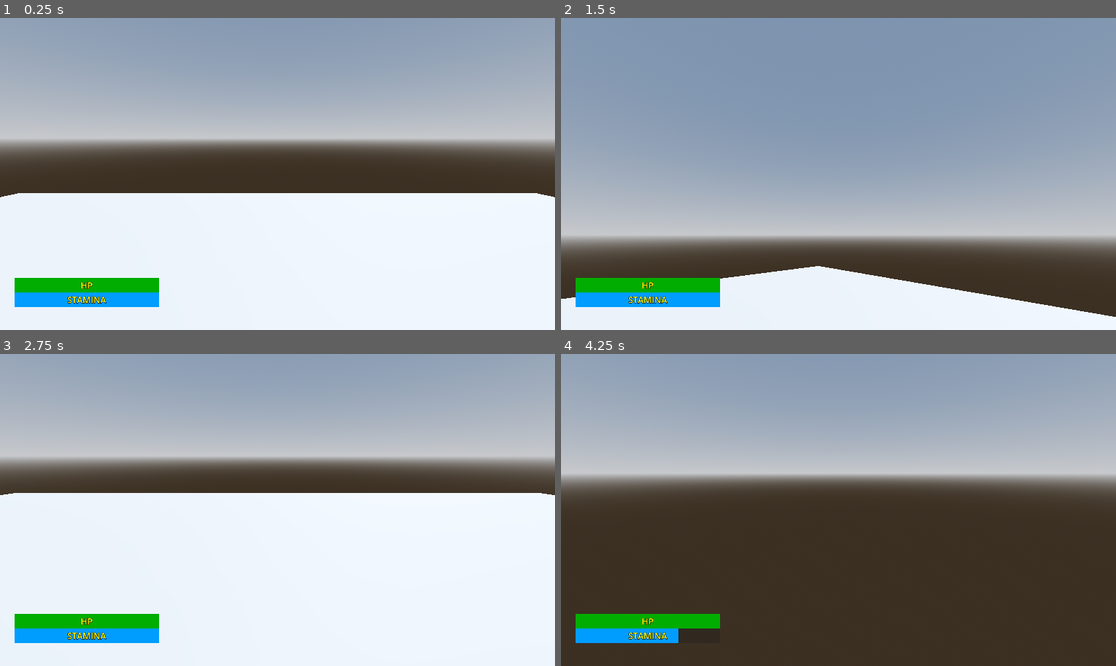
Above: before the commit, frames 1-4 (two rows, left to right).
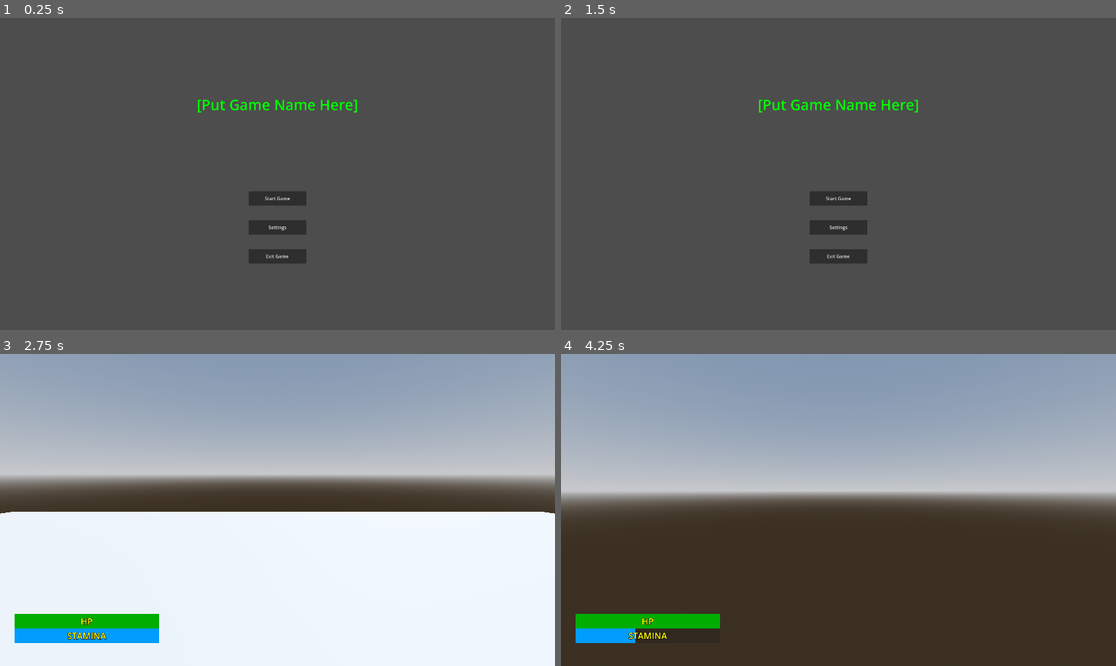
Above: after the commit, the same moments.

Repository: SwordecGamer/GodotGame
Game: Godot game, scene res://main_menu.tscn
The game is run twice, just before and just after one commit, with the same random seed, the same clock (stepped at 60 frames per second) and the same inputs. Before the commit the project starts from res://Level.tscn.
Inputs (mouse positions are in pixels of both pictures, inside the frame that each line leads up to):
- Up to frame 1 (0.25 s): no input
- Up to frame 2 (1.5 s): click (838, 227) at 0.5 s, where only the run after the commit has a clickable "Settings"; click (605, 39) at 1.25 s, where only the run after the commit has a clickable "Back"
- Up to frame 3 (2.75 s): click (277, 534) at 2 s, where only the run after the commit has a clickable "Start Game"
- Up to frame 4 (4.25 s): tap Enter at 2.75 s; move the mouse to (866, 510) at 2.77 s; hold W (move_forward) from 2.78 s (still down); tap Space (jump) at 2.85, 3.02, 3.32, 3.77, 3.8, 4.07 s; move the mouse to (810, 510) at 3.52 s; tap Shift (sprint) at 3.6 s

The runs differ from the first frame. In frame 1, 97% of the frame differs, in the area x 0-100%, y 0-100%; in frame 2, 97%; in frame 3, 16%; in frame 4, 10%.

Commit message:
Made a functional main menu and pause menu + made a template for the settings menu + made a new scene for a player weapon

Diff:
--- a/Player.gd
+++ b/Player.gd
@@ -3,7 +3,7 @@
 var mouse_sensitivity := 0.001
 var twist_input := 0.0
 var pitch_input := 0.0
-var jump_strength := 10.0
+var jump_strength := 5.0
 var gravity := -9.8
 var walk_speed := 5.0
 var sprint_speed := 10.0
@@ -33,8 +33,9 @@
 # Called every frame. 'delta' is the elapsed time since the previous frame.
 func _process(delta: float) -> void:
 	# Unlocking the Mouse, nya
-	if Input.is_action_just_pressed("ui_cancel"):
+	if Input.is_action_just_pressed("pause_game"):
 		Input.set_mouse_mode(Input.MOUSE_MODE_VISIBLE)
+		get_tree().change_scene_to_file("res://pause_menu.tscn")
 
 	# Basic Camera Orientation
 	twist_pivot.rotate_y(twist_input)
--- /dev/null
+++ b/hand_gun.tscn
@@ -0,0 +1,5 @@
+[gd_scene format=3 uid="uid://d2y5xki1y81x7"]
+
+[node name="HandGun" type="Node3D"]
+
+[node name="Sprite3D" type="Sprite3D" parent="."]
--- /dev/null
+++ b/main_menu.gd
@@ -0,0 +1,18 @@
+extends Control
+
+func _ready():
+	$StartGameButton.connect("pressed", Callable(self, "_on_StartButton_pressed"))
+	$SettingsButton.connect("pressed", Callable(self, "_on_SettingsButton_pressed"))
+	$ExitGameButton.connect("pressed", Callable(self, "_on_ExitButton_pressed"))
+
+func _on_StartButton_pressed():
+	print("Start Button Pressed")  # Debugging output
+	get_tree().change_scene_to_file("res://Level.tscn")
+
+func _on_SettingsButton_pressed():
+	print("Settings Button Pressed")  # Debugging output
+	get_tree().change_scene_to_file("res://settings_menu.tscn")
+
+func _on_ExitButton_pressed():
+	print("Exit Button Pressed")  # Debugging output
+	get_tree().quit()
--- /dev/null
+++ b/main_menu.tscn
@@ -0,0 +1,50 @@
+[gd_scene load_steps=3 format=3 uid="uid://mhr1cdffexhs"]
+
+[ext_resource type="Script" path="res://main_menu.gd" id="1_0ifg6"]
+
+[sub_resource type="LabelSettings" id="LabelSettings_wmpib"]
+line_spacing = 2.0
+font_size = 50
+font_color = Color(0, 1, 0, 1)
+
+[node name="MainMenu" type="Control"]
+layout_mode = 3
+anchors_preset = 15
+anchor_right = 1.0
+anchor_bottom = 1.0
+grow_horizontal = 2
+grow_vertical = 2
+script = ExtResource("1_0ifg6")
+
+[node name="Label" type="Label" parent="."]
+layout_mode = 0
+offset_right = 1920.0
+offset_bottom = 600.0
+text = "[Put Game Name Here]"
+label_settings = SubResource("LabelSettings_wmpib")
+horizontal_alignment = 1
+vertical_alignment = 1
+
+[node name="StartGameButton" type="Button" parent="."]
+layout_mode = 0
+offset_left = 860.0
+offset_top = 600.0
+offset_right = 1060.0
+offset_bottom = 650.0
+text = "Start Game"
+
+[node name="SettingsButton" type="Button" parent="."]
+layout_mode = 0
+offset_left = 860.0
+offset_top = 700.0
+offset_right = 1060.0
+offset_bottom = 750.0
+text = "Settings"
+
+[node name="ExitGameButton" type="Button" parent="."]
+layout_mode = 0
+offset_left = 860.0
+offset_top = 800.0
+offset_right = 1060.0
+offset_bottom = 850.0
+text = "Exit Game"
--- /dev/null
+++ b/pause_menu.gd
@@ -0,0 +1,20 @@
+extends Control
+
+
+# Called when the node enters the scene tree for the first time.
+func _ready():
+	$ContinueGameButton.connect("pressed", Callable(self, "_on_ContinuegameButton_pressed"))
+	$SettingsButton.connect("pressed", Callable(self, "_on_SettingsButton_pressed"))
+	$MainMenuButton.connect("pressed", Callable(self, "_on_MainMenuButton_pressed"))
+
+func _on_ContinueGameButton_pressed():
+	print("Resuming Game")
+	get_tree().change_scene_to_file("res://Level.tscn")
+
+func _on_SettingsButton_pressed():
+	print("Opening in-game Settings")
+	get_tree().change_scene_to_file("res://settings_menu.tscn")
+
+func _on_MainMenuButton_pressed():
+	print("Exiting to Main Menu")
+	get_tree().change_scene_to_file("res://main_menu.tscn")
--- /dev/null
+++ b/pause_menu.tscn
@@ -0,0 +1,48 @@
+[gd_scene load_steps=3 format=3 uid="uid://b5fupgk1oatr5"]
+
+[ext_resource type="Script" path="res://pause_menu.gd" id="1_grbi7"]
+
+[sub_resource type="LabelSettings" id="LabelSettings_5lfxa"]
+font_size = 50
+
+[node name="PauseMenu" type="Control"]
+layout_mode = 3
+anchors_preset = 15
+anchor_right = 1.0
+anchor_bottom = 1.0
+grow_horizontal = 2
+grow_vertical = 2
+script = ExtResource("1_grbi7")
+
+[node name="Label" type="Label" parent="."]
+layout_mode = 0
+offset_right = 1920.0
+offset_bottom = 800.0
+text = "Game Paused"
+label_settings = SubResource("LabelSettings_5lfxa")
+horizontal_alignment = 1
+vertical_alignment = 1
+
+[node name="ContinueGameButton" type="Button" parent="."]
+layout_mode = 0
+offset_left = 860.0
+offset_top = 600.0
+offset_right = 1060.0
+offset_bottom = 650.0
+text = "Resume Game"
+
+[node name="SettingsButton" type="Button" parent="."]
+layout_mode = 0
+offset_left = 860.0
+offset_top = 700.0
+offset_right = 1060.0
+offset_bottom = 750.0
+text = "Settings"
+
+[node name="MainMenuButton" type="Button" parent="."]
+layout_mode = 0
+offset_left = 860.0
+offset_top = 800.0
+offset_right = 1060.0
+offset_bottom = 850.0
+text = "Main Menu"
--- a/project.godot
+++ b/project.godot
@@ -11,7 +11,7 @@
 [application]
 
 config/name="Test Game"
-run/main_scene="res://Level.tscn"
+run/main_scene="res://main_menu.tscn"
 config/features=PackedStringArray("4.2", "Forward Plus")
 config/icon="res://icon.svg"
 
@@ -53,6 +53,11 @@
 "events": [Object(InputEventKey,"resource_local_to_scene":false,"resource_name":"","device":-1,"window_id":0,"alt_press …(182 unchanged characters)…
 ]
 }
+pause_game={
+"deadzone": 0.5,
+"events": [Object(InputEventKey,"resource_local_to_scene":false,"resource_name":"","device":-1,"window_id":0,"alt_pressed":false,"shift_pressed":false,"ctrl_pressed":false,"meta_pressed":false,"pressed":false,"keycode":0,"physical_keycode":4194305,"key_label":0,"unicode":0,"echo":false,"script":null)
+]
+}
 
 [rendering]
 
--- /dev/null
+++ b/settings_menu.gd
@@ -0,0 +1,10 @@
+extends Control
+
+
+# Called when the node enters the scene tree for the first time.
+func _ready():
+	$ExitSettingsButton.connect("pressed", Callable(self, "_on_ExitSettingsButton_pressed"))
+
+func _on_ExitSettingsButton_pressed():
+	print("Exited Settings")
+	get_tree().change_scene_to_file("res://main_menu.tscn")
--- /dev/null
+++ b/settings_menu.tscn
@@ -0,0 +1,33 @@
+[gd_scene load_steps=3 format=3 uid="uid://cebhdvyldcpbx"]
+
+[ext_resource type="Script" path="res://settings_menu.gd" id="1_kldcp"]
+
+[sub_resource type="LabelSettings" id="LabelSettings_mcput"]
+font_size = 30
+
+[node name="SettingsMenu" type="Control"]
+layout_mode = 3
+anchors_preset = 15
+anchor_right = 1.0
+anchor_bottom = 1.0
+grow_horizontal = 2
+grow_vertical = 2
+script = ExtResource("1_kldcp")
+
+[node name="Label" type="Label" parent="."]
+layout_mode = 0
+offset_top = 50.0
+offset_right = 1920.0
+offset_bottom = 100.0
+text = "Settings"
+label_settings = SubResource("LabelSettings_mcput")
+horizontal_alignment = 1
+vertical_alignment = 1
+
+[node name="ExitSettingsButton" type="Button" parent="."]
+layout_mode = 0
+offset_left = 50.0
+offset_top = 50.0
+offset_right = 250.0
+offset_bottom = 100.0
+text = "Back"
